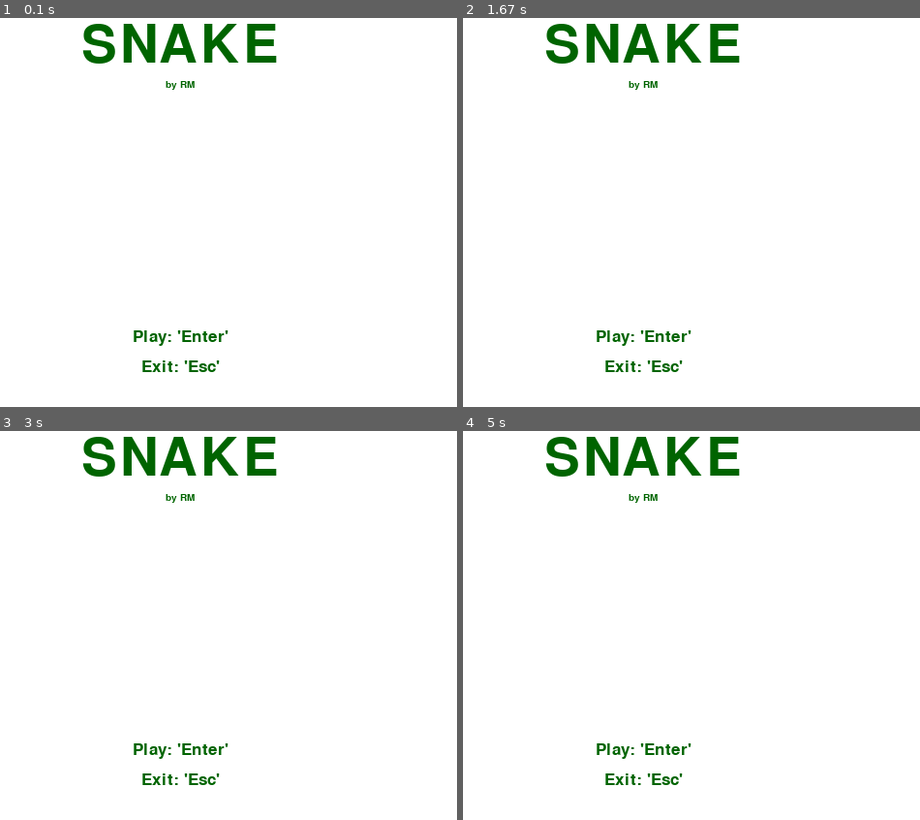
Above: before the commit, frames 1-4 (two rows, left to right).
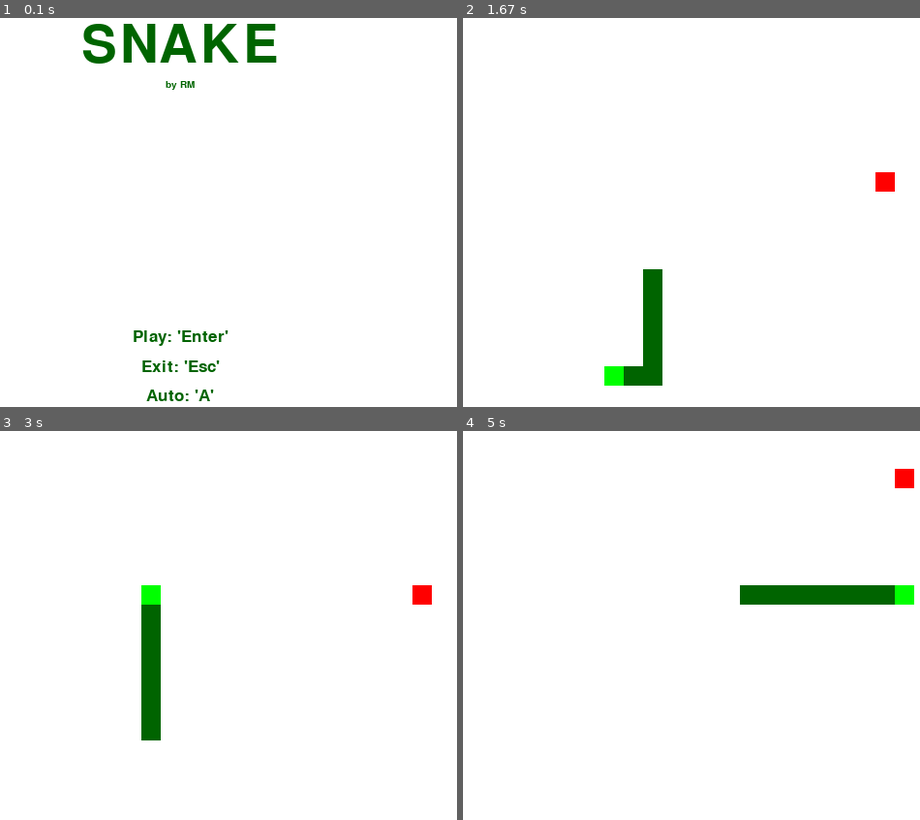
Above: after the commit, the same moments.

Repository: rafael-mrden/snake-pygame
Game: pygame game, started from snake/__main__.py
Same seed, same stepped clock (60 frames per second), same inputs: the game is played once before the commit and once after it.
Inputs:
- Up to frame 1 (0.1 s): no input
- Up to frame 2 (1.67 s): tap A at 0.33 s
- Up to frame 3 (3 s): no input
- Up to frame 4 (5 s): no input

The runs differ from the first frame. In frame 1, 0.2% of the frame differs, in the area x 31-47%, y 95-99%; in frame 2, 4.4%; in frame 3, 4.7%; in frame 4, 4.9%, in the area x 18-99%, y 1-92%.

Commit message:
added primitive autodrive alghoritm

Diff:
--- a/snake/game.py
+++ b/snake/game.py
@@ -32,6 +32,7 @@
         self.snake = SnakeObject( self.initial_position, self.initial_length, self.initial_direction, self.initial_speed, self.speed_increment, self.screen_width, self.screen_height)
 
         self.state = 'welcome'
+        self.auto = False # True = Self-driving snake - experimental
         self.score = 0 # Updates only on game_over
 
 
@@ -40,7 +41,12 @@
             self.welcome()
 
         while self.state == 'game':
-            self._handle_input()
+
+            if self.auto:
+                self._self_drive()
+            else:
+                self._handle_input()
+
             self._process_game_logic()
             self._draw()
 
@@ -53,19 +59,25 @@
 
         x_max, y_max = Vector2(self.screen.get_size())
         position1 = Vector2(x_max / 2, y_max / 4)
-        position2 = Vector2(x_max / 2, y_max / 2)
-        position3 = Vector2(x_max / 2, 3 * y_max / 4)
-        position4 = Vector2(x_max / 2, 3 * y_max / 4 + 30)
-        position5 = Vector2(x_max / 2, y_max / 4 + 40)
+        position2 = Vector2(x_max / 2, y_max / 4 + 40)
+        position3 = Vector2(x_max / 2, y_max / 2)
+        position4 = Vector2(x_max / 2, 3 * y_max / 4)
+        position5 = Vector2(x_max / 2, 3 * y_max / 4 + 30)
+        position6 = Vector2(x_max / 2, 3 * y_max / 4 + 60)
 
         self.screen.blit( *print_text("SNAKE", position1, "dark green", self.font(80)) )
-        self.screen.blit( *print_text("Play: 'Enter'", position3, "dark green", self.font(25)) )
-        self.screen.blit( *print_text("Exit: 'Esc'", position4, "dark green", self.font(25)) )
-        self.screen.blit( *print_text("by RM", position5, "dark green", self.font(15)) )
+        self.screen.blit( *print_text("by RM", position2, "dark green", self.font(15)) )
+        self.screen.blit( *print_text("Play: 'Enter'", position4, "dark green", self.font(25)) )
+        self.screen.blit( *print_text("Exit: 'Esc'", position5, "dark green", self.font(25)) )
+        self.screen.blit( *print_text("Auto: 'A'", position6, "dark green", self.font(25)) )
+
 
         pygame.display.flip()
 
-        self.wait([K_KP_ENTER, K_RETURN]) # Wait for enter
+        input = self.wait([K_KP_ENTER, K_RETURN, K_a]) # Wait for enter
+
+        if input == K_a:
+            self.auto = True
 
         self.state = 'game'
 
@@ -88,6 +100,42 @@
                 self.snake.change_direction((0, 1))
 
 
+    def _self_drive(self):
+        '''Idea for now: locally minimize the distance (ignore the torus metric).'''
+        for event in pygame.event.get():
+            if event.type == QUIT or (event.type == KEYDOWN and event.key == K_ESCAPE):
+                quit()
+
+        head = Vector2(self.snake.head())
+        direction = Vector2(self.snake.direction)
+        body = self.snake.body
+        food = Vector2(self.snake.food)
+
+        current_distance = head.distance_squared_to(food)
+
+        foods = [ food ] + [food + Vector2(v) for v in [(self.screen_width, 0), (-self.screen_width, 0), (0, self.screen_height), (0, -self.screen_height)]]
+        current_distance = head.distance_squared_to(food)
+
+        directions = [ direction ] + [Vector2(v) for v in [(1, 0), (-1, 0), (0, 1), (0, -1)] if v not in [-direction, direction] ]
+        possibilities = [head + v for v in directions if head + v not in body]
+
+
+        for possibility in possibilities:
+            distance = possibility.distance_squared_to(food)
+
+            if distance < current_distance:
+                direction = possibility - head
+                direction = tuple([int(x) for x in direction])
+                self.snake.change_direction(direction)
+                return
+
+        if possibilities != []:
+            direction = possibilities[0] - head
+            direction = tuple([int(x) for x in direction])
+            self.snake.change_direction(direction)
+            return
+
+
     def _process_game_logic(self):
         if self.snake:
             self.snake.move()
@@ -119,14 +167,14 @@
 
         x_max, y_max = Vector2(self.screen.get_size())
         position1 = Vector2(x_max / 2, y_max / 4)
-        position2 = Vector2(x_max / 2, y_max / 2)
-        position3 = Vector2(x_max / 2, 3 * y_max / 4)
-        position4 = Vector2(x_max / 2, 3 * y_max / 4 + 30)
+        position3 = Vector2(x_max / 2, y_max / 2)
+        position4 = Vector2(x_max / 2, 3 * y_max / 4)
+        position5 = Vector2(x_max / 2, 3 * y_max / 4 + 30)
 
         self.screen.blit( *print_text("GAME OVER!", position1, "dark green", self.font(40)) )
-        self.screen.blit( *print_text(f"Score: {self.score}", position2, "dark green", self.font(30)) )
-        self.screen.blit( *print_text("Play: 'Enter'", position3, "dark green", self.font(25)) )
-        self.screen.blit( *print_text("Exit: 'Esc'", position4, "dark green", self.font(25)) )
+        self.screen.blit( *print_text(f"Score: {self.score}", position3, "dark green", self.font(30)) )
+        self.screen.blit( *print_text("Play: 'Enter'", position4, "dark green", self.font(25)) )
+        self.screen.blit( *print_text("Exit: 'Esc'", position5, "dark green", self.font(25)) )
 
         pygame.display.flip()
 
@@ -145,7 +193,7 @@
                 if event.type == QUIT or (event.type == KEYDOWN and event.key == K_ESCAPE):
                     quit()
                 if event.type == KEYDOWN and event.key in list_of_keys:
-                    return
+                    return event.key
 
 
     def font(self, size):
